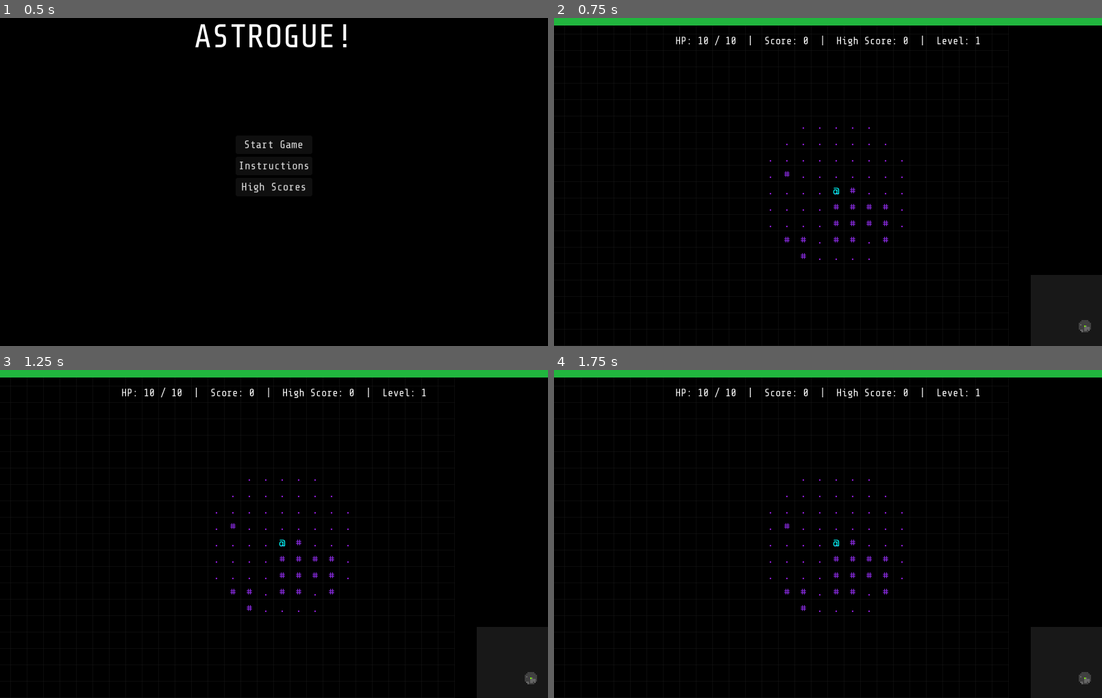
Above: before the commit, frames 1-4 (two rows, left to right).
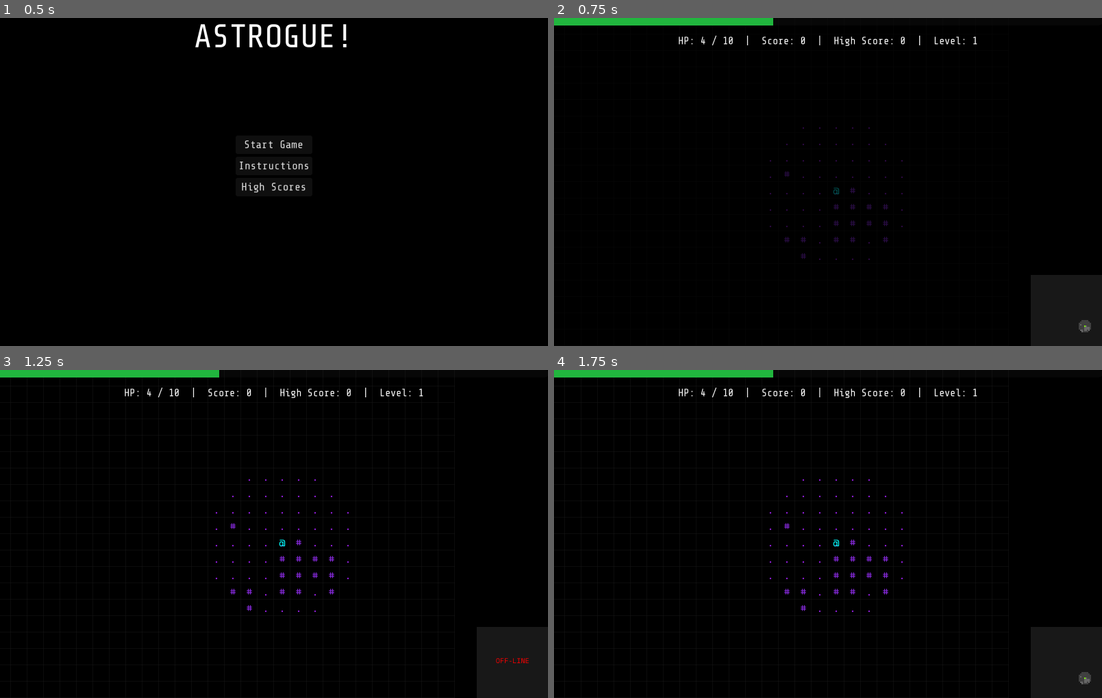
Above: after the commit, the same moments.

Repository: logoandrew/Astrogue
Game: Godot game, scene res://TitleScreen.tscn
Same seed, same stepped clock (60 frames per second), same inputs: the game is played once before the commit and once after it.
Inputs:
- Up to frame 1 (0.5 s): no input
- Up to frame 2 (0.75 s): click "Start Game" at 0.5 s
- Up to frame 3 (1.25 s): no input
- Up to frame 4 (1.75 s): hold Right (ui_right) from 1.28 s (still down)

Frame 1 is identical in both runs. In frame 2, 2.2% of the frame differs, in the area x 22-100%, y 0-74%; in frame 3, 2.1%; in frame 4, 1.9%.

Commit message:
UI tweaks

Diff:
--- a/GameState.gd
+++ b/GameState.gd
@@ -1,6 +1,6 @@
 extends Node
 
-var player_hp = 10
+var player_hp = 4
 var max_player_hp = 10
 var score = 0
 var level = 1
--- a/Main.tscn
+++ b/Main.tscn
@@ -25,6 +25,15 @@
 script = ExtResource("1_glv2v")
 
 [node name="CanvasLayer" type="CanvasLayer" parent="."]
+
+[node name="FadeOverlay" type="ColorRect" parent="CanvasLayer"]
+modulate = Color(0, 0, 0, 0)
+anchors_preset = 15
+anchor_right = 1.0
+anchor_bottom = 1.0
+grow_horizontal = 2
+grow_vertical = 2
+color = Color(0, 0, 0, 1)
 
 [node name="HealthLabel" type="Label" parent="CanvasLayer"]
 anchors_preset = 5
--- a/MiniMapDisplay.gd
+++ b/MiniMapDisplay.gd
@@ -1,4 +1,8 @@
 extends Node2D
+
+var font = preload("res://fonts/SpaceMono-Regular.ttf")
+var mini_tile_size = 2
+var hp_to_break = 4
 
 func _process(delta):
 	# Tell the node to redraw itself on every frame.
@@ -8,11 +12,22 @@
 func _draw():
 	# Get a reference to the main game scene to access its variables.
 	var main_node = get_node("/root/Main")
-	if not main_node or not main_node.map_data:
+	if not main_node or not main_node.map_data or not main_node.player:
 		return # Don't draw if the main game isn't ready yet.
 
-	# Define the size of each tile on the mini-map.
-	var mini_tile_size = 2
+	# Broken minimap
+	var broken_hp = randf_range(hp_to_break - 0.5, hp_to_break + 0.05)
+	if main_node.player["hp"] <= broken_hp:
+		var time = Time.get_ticks_msec()
+		if time % 2000 < 1000:
+			var text = "OFF-LINE"
+			var font_size = 10
+			var text_size = font.get_string_size(text, HORIZONTAL_ALIGNMENT_CENTER, -1, font_size)
+			var center_pos = get_parent().size / 2
+			var text_pos = center_pos - (text_size / 2)
+			text_pos.y += 9
+			draw_string(font, text_pos, text, HORIZONTAL_ALIGNMENT_CENTER, -1, font_size, Color.RED)
+		return
 
 	# Loop through the entire map grid.
 	for y in range(main_node.map_data.size()):
--- a/TitleScreen.tscn
+++ b/TitleScreen.tscn
@@ -96,7 +96,7 @@
 [node name="RichTextLabel" type="RichTextLabel" parent="InstructionsPanel/VBoxContainer"]
 custom_minimum_size = Vector2(0, 300)
 layout_mode = 2
-theme_override_constants/line_separation = 5
+theme_override_constants/line_separation = 6
 theme_override_fonts/normal_font = ExtResource("2_skwql")
 theme_override_fonts/mono_font = ExtResource("2_skwql")
 theme_override_fonts/italics_font = ExtResource("4_6iguo")
@@ -110,7 +110,7 @@
 bbcode_enabled = true
 text = "[b]Directive // OPERATION: ASTROGUE // Top Secret[/b]
 
-Your objective is to serve as the sole infiltrator for the Astrogue unit. You will descend into the primary hive structure on LE-415, neutralizing all hostile xenoforms in your path to clear the way for the science team that follows. You will not be extracted.
+Your objective is to serve as the sole infiltrator for the Astrogue unit. You will descend into the primary hive structure on LE415-Prime, neutralizing all hostile xenoforms in your path to clear the way for the research unit that will follow. You will not be extracted.
 
 SURVIVAL PROTOCOL:
 
@@ -126,9 +126,9 @@
 
 ILLUMINATION:
 
-Your suit is equipped with a Limited Illumination Transducer (LIT) unit. This device utilizes scavenged and unstable crystal fragments [b][*][/b] to emit light.
+Your suit is equipped with a Geo-Luminescent Output Waveguide (GLOW) unit. This device utilizes scavenged and unstable crystal fragments [b][*][/b] to emit light.
 
-Be warned: The crystals degrade with use. The LIT unit will flicker and fail as the crystal drains. Find new crystals to replenish your light.
+Be warned: The crystals degrade with use. The GLOW unit will flicker and fail as the crystal drains. Find new crystals to replenish your light.
 
 THE HIVE:
 
--- a/main.gd
+++ b/main.gd
@@ -28,9 +28,12 @@
 var max_light_dur_init = GameState.max_light_durability
 var game_is_paused = false
 var tile_font = preload("res://fonts/SpaceMono-Regular.ttf")
+var level_transition = 2.0
 
 # --- Godot Functions ---
 func _ready():
+	fade_from_black()
+
 	# 1. Generate the map data
 	map_data = generate_map()
 
@@ -49,6 +52,7 @@
 	self.position = screen_center - player_pixel_pos
 
 	# 6. Set the initial fog of war and UI
+	start_glow_effect()
 	update_fog()
 	update_ui()
 
@@ -146,12 +150,14 @@
 				player["hp"] += 5
 				player["hp"] = min(player["hp"], GameState.max_player_hp)
 				GameState.player_hp = player["hp"]
-				log_message("You repair your spacesuit.", Color.DEEP_SKY_BLUE)
+				if GameState.player_hp == GameState.max_player_hp:
+					log_message("You fully repair your spacesuit.", Color.DEEP_SKY_BLUE)
+				else: log_message("You partially repair your spacesuit.", Color.DEEP_SKY_BLUE)
 				update_ui()
 				map_data[target_x][target_y] = 0
 				tile_nodes[target_y][target_x].text = tile_definitions[0]["char"]
 			else:
-				log_message("You don't need repairs.", Color.GRAY)
+				log_message("Your spacesuit doesn't need repairs.", Color.GRAY)
 				update_fog()
 				return
 		if target_tile_type == 6:
@@ -166,7 +172,7 @@
 			GameState.has_light_source = true
 			GameState.max_light_durability = randi_range(GameState.max_light_durability * 0.75, GameState.max_light_durability * 1.5)
 			GameState.light_durability = GameState.max_light_durability
-			log_message("You pick up a crystal and power your LIT unit.", Color.YELLOW)
+			log_message("You pick up a crystal and power your GLOW unit.", Color.YELLOW)
 			$Timer.wait_time = 3.0
 			update_ui()
 			map_data[target_x][target_y] = 0
@@ -186,15 +192,16 @@
 			GameState.level += 1
 			if GameState.light_durability > 0:
 				GameState.has_light_source = true
+			log_message("You descend to level " + str(GameState.level) + "!", Color.GOLD)
+			await fade_to_black()
 			get_tree().reload_current_scene()
-			log_message("You descend to level " + str(GameState.level) + "!", Color.GOLD)
 
 
 	if GameState.has_light_source and (dx != 0 or dy != 0):
 		GameState.light_durability -= 1
 		if GameState.light_durability <= 0:
 			GameState.has_light_source = false
-			log_message("Your LIT unit flickers and goes dark!", Color.RED)
+			log_message("Your GLOW unit flickers and goes dark!", Color.RED)
 		update_ui()
 
 	if GameState.has_light_source:
@@ -437,6 +444,12 @@
 				new_tile.text = tile_def["char"]
 			else:
 				new_tile.text = tile_definitions[0]["char"]
+
+			if tile_type == 7:
+				new_tile.add_theme_color_override("font_shadow_color", Color(1, 1, 0, 0))
+				new_tile.add_theme_constant_override("shadow_outline_size", 12)
+				new_tile.add_theme_constant_override("shadow_offset_x", 0)
+				new_tile.add_theme_constant_override("shadow_offset_y", 0)
 
 			new_tile.horizontal_alignment = HORIZONTAL_ALIGNMENT_CENTER
 			new_tile.vertical_alignment = VERTICAL_ALIGNMENT_CENTER
@@ -609,3 +622,29 @@
 func _on_no_quit_pressed() -> void:
 	game_is_paused = false
 	$CanvasLayer/QuitDialogue.hide()
+
+
+func fade_to_black():
+	var tween = create_tween()
+	tween.tween_property($CanvasLayer/FadeOverlay, "modulate", Color(1, 1, 1, 1), level_transition)
+	await tween.finished
+
+
+func fade_from_black():
+	var tween = create_tween()
+	var fadein = level_transition * 0.3
+	$CanvasLayer/FadeOverlay.modulate = Color(1, 1, 1, 1)
+	tween.tween_property($CanvasLayer/FadeOverlay, "modulate", Color(1, 1, 1, 0), fadein)
+	await tween.finished
+	$CanvasLayer/FadeOverlay.modulate = Color(1, 1, 1, 0)
+
+
+func start_glow_effect():
+	for y in range(map_data.size()):
+		for x in range(map_data[y].size()):
+			if map_data[y][x] == 7:
+				var crystal_label = tile_nodes[y][x]
+				var tween = create_tween()
+				tween.set_loops()
+				tween.tween_property(crystal_label, "theme_override_colors/font_shadow_color", Color(1, 1, 0, 0.3), 1.5).set_trans(Tween.TRANS_SINE)
+				tween.tween_property(crystal_label, "theme_override_colors/font_shadow_color", Color(1, 1, 0, 0), 1.5).set_trans(Tween.TRANS_SINE)
